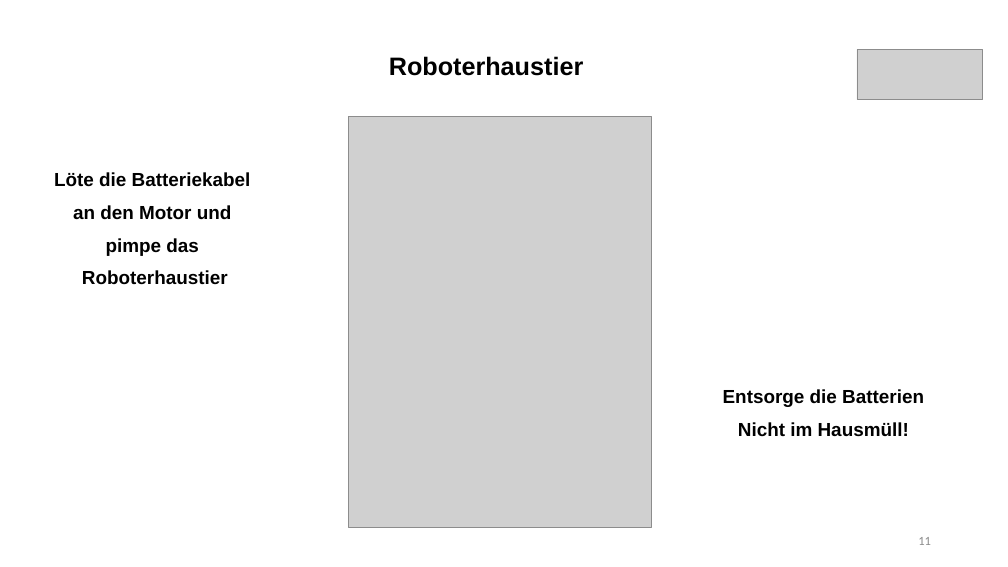
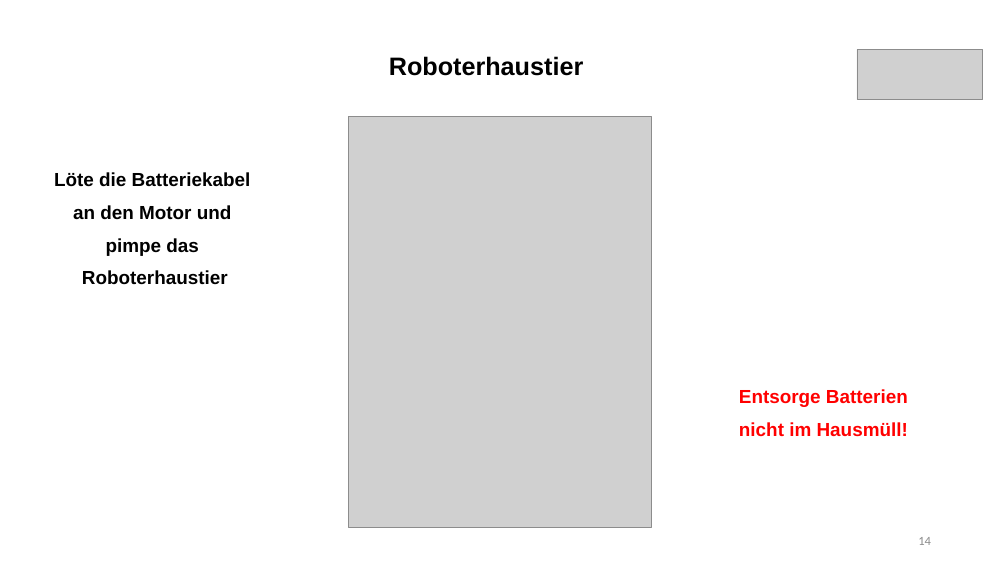
Before and after one commit to frankyhub/Egone, a slide deck: slide 14 of pdf/Roboterhaustier.pptx (slide 11 before the commit). Drawn at 1008x567 pixels with LibreOffice and Linux fonts; fonts in the diff are those of the drawing; grey boxes stand for pictures. Boxes give left, top, right and bottom in pixels: in the first picture for what was removed or moved away, otherwise in the second. Text is boxed around its words. In the diff, an @@ line names an element or a change of style, - is before the commit and + after.

```diff
--- a/pdf/Roboterhaustier.pptx
+++ b/pdf/Roboterhaustier.pptx
@@ text at <box>739,389,908,437</box>: text changed; text colour #000000 to #FF0000 @@
-Entsorge die Batterien
-Nicht im Hausmüll!
+Entsorge Batterien
+nicht im Hausmüll!
@@ page number at <box>918,537,931,545</box>: text changed @@
-11
+14
```
Also in this commit, not shown: 3 other slides changed, 3 slides added, 6 other files.
